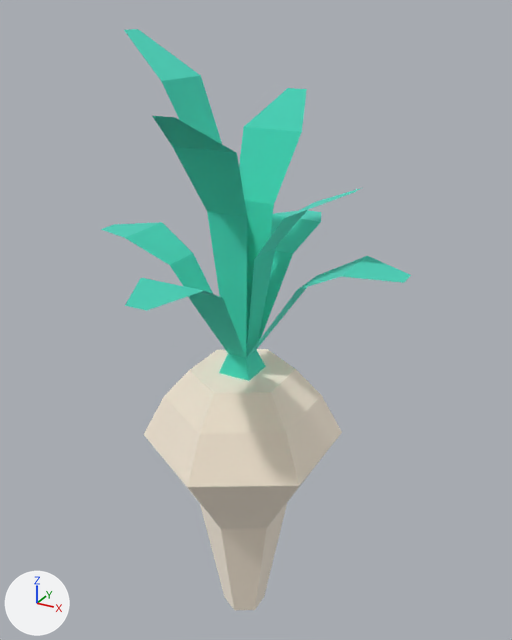
Before and after pictures for a commit that changed the glTF model public/models/nf2/nature/crop_turnip.glb.
One viewpoint serves both versions: a 50 mm camera at (0.341, -0.589, 0.629) aimed at (0.004, 0.023, 0.323). Lighting does not change. The marker at lower left points along +X, +Y and +Z. The first picture is the older version. Where no turn or scale is listed for an object, it has been applied to the vertices.

Objects in the first picture: 'crop_turnip'.
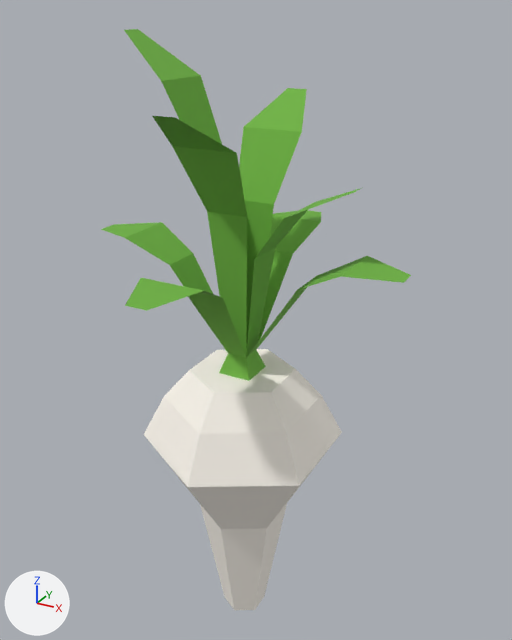
Pixel boxes (x1, y1, x2, y2) of what changed, in the pictures (512 x 640 px):
'crop_turnip', recoloured, surface changed
    both: (101, 29, 411, 608)

Diff of the bpy script that builds the scene:
```diff
--- a/public/models/nf2/nature/crop_turnip.glb.py
+++ b/public/models/nf2/nature/crop_turnip.glb.py
@@ mat_grass @@
 mat_grass = principled_material('grass')
-mat_grass.base_color = (0.173, 0.847, 0.722)  # cyan #73eddd
-mat_grass.metallic = 1.0
-mat_grass.roughness = 1.0
+mat_grass.base_color = (0.159, 0.451, 0.0513)  # green #6fb340
+mat_grass.roughness = 0.9
@@ mat_woodbirch @@
 mat_woodbirch.base_color = (1.0, 0.949, 0.871)  # white #fff9f0
-mat_woodbirch.metallic = 1.0
-mat_woodbirch.roughness = 1.0
+mat_woodbirch.roughness = 0.9
@@ ob_tmpparent @@
-ob_tmpparent = bpy.data.objects.new('tmpParent', None)
-ob_tmpparent.location = (0.0, 0.0, 0.0)
```
